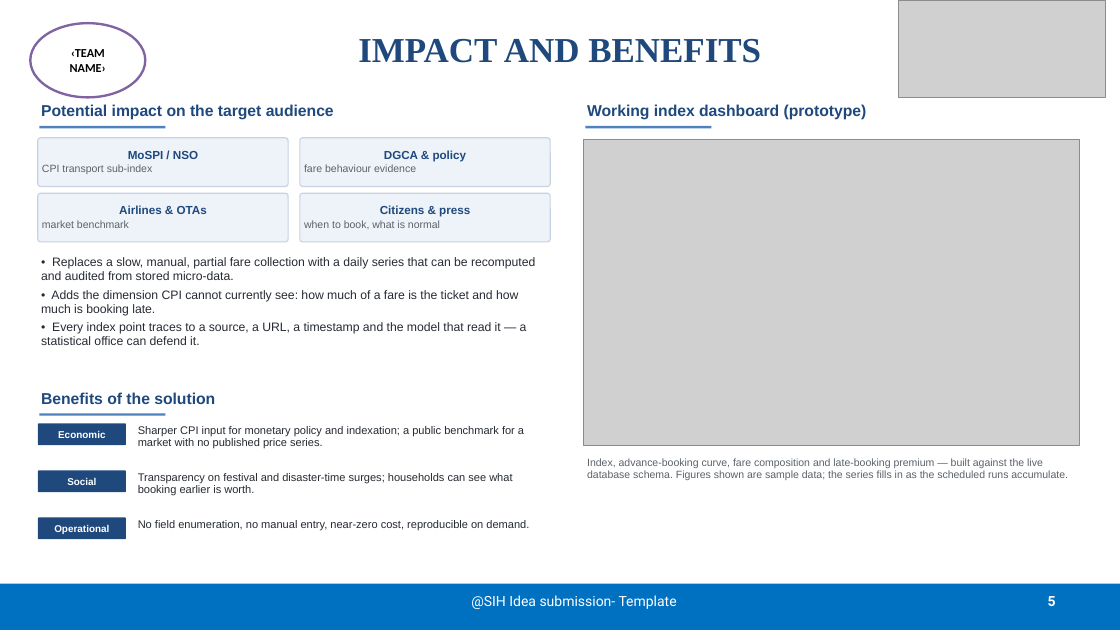
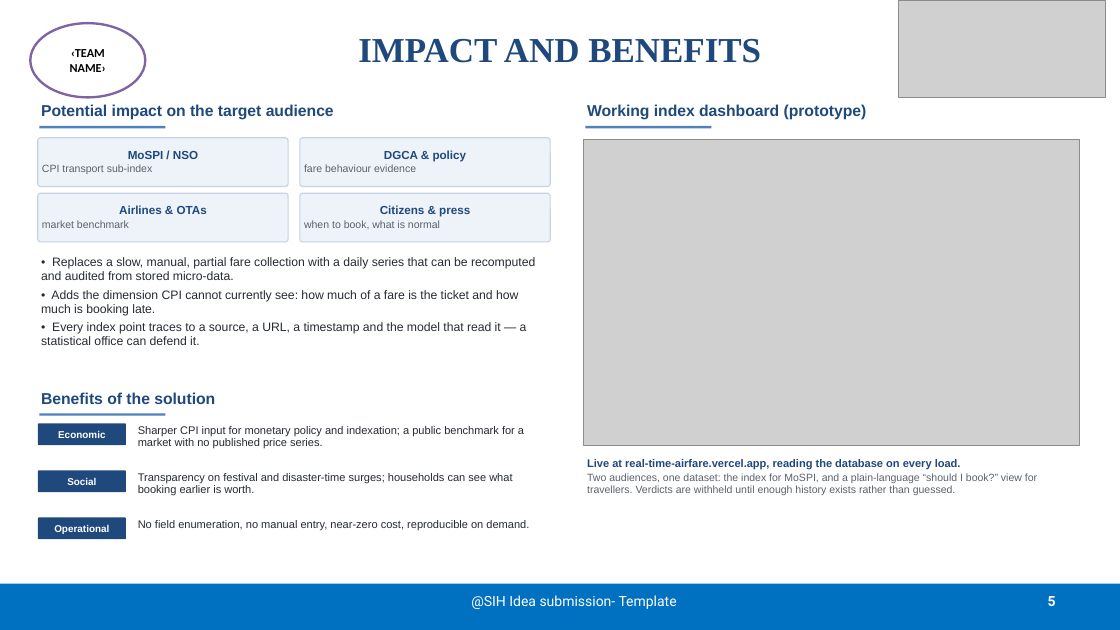
Before and after one commit to BradCage-afk/sih-2026-airfare-index, a slide deck: slide 5 of SIH26056-Idea-Presentation.pptx. Drawn at 1120x630 pixels with LibreOffice and Linux fonts; fonts in the diff are those of the drawing; grey boxes stand for pictures. Boxes give left, top, right and bottom in pixels: in the first picture for what was removed or moved away, otherwise in the second. Text is boxed around its words. In the diff, an @@ line names an element or a change of style, - is before the commit and + after.

```diff
--- a/SIH26056-Idea-Presentation.pptx
+++ b/SIH26056-Idea-Presentation.pptx
@@ text at bbox=[587, 459, 1037, 495]: text changed @@
-Index, advance-booking curve, fare composition and late-booking premium — built against the live database schema. Figures shown are sample data; the series fills in as the scheduled runs accumulate.
+Live at real-time-airfare.vercel.app, reading the database on every load.
+Two audiences, one dataset: the index for MoSPI, and a plain-language “should I book?” view for travellers. Verdicts are withheld until enough history exists rather than guessed.
```
Also in this commit, not shown: 3 other slides changed, 3 other files.
